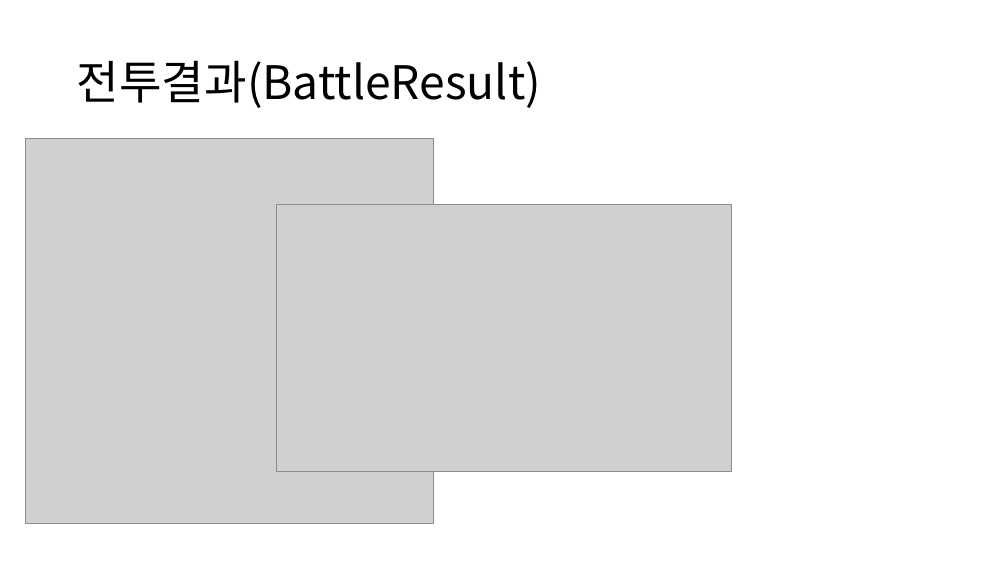
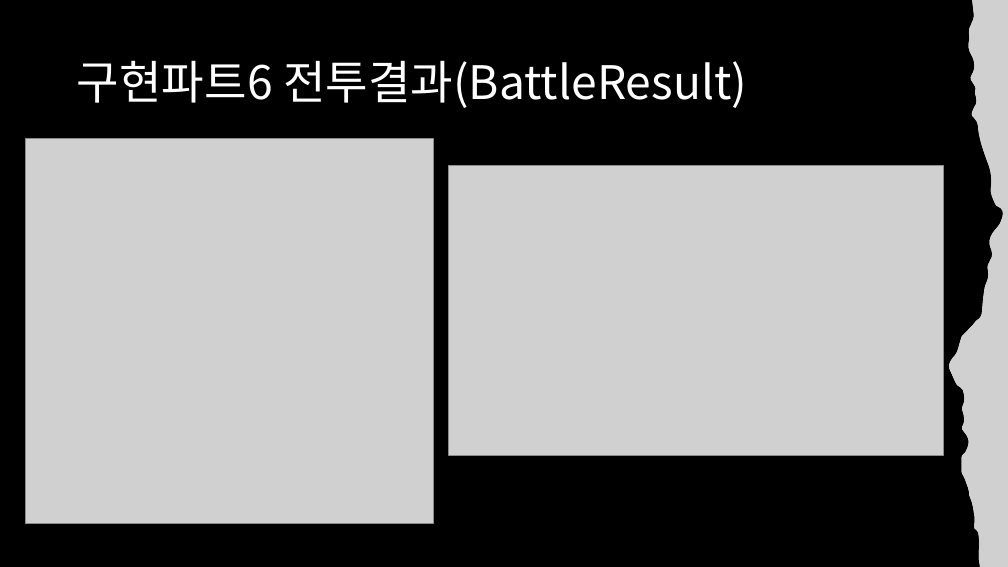
Before and after one commit to sh010207/TextRPG, a slide deck: slide 16 of 수조.pptx (slide 17 before the commit). Drawn at 1008x567 pixels with LibreOffice and Linux fonts; fonts in the diff are those of the drawing; grey boxes stand for pictures. Boxes give left, top, right and bottom in pixels: in the first picture for what was removed or moved away, otherwise in the second. Text is boxed around its words. In the diff, an @@ line names an element or a change of style, - is before the commit and + after.

```diff
--- a/수조.pptx
+++ b/수조.pptx
@@ background #FFFFFF to #000000 @@
@@ freeform shape added at <box>949,0,1008,567</box>, fill #FFFFFF @@
@@ picture added at <box>949,0,1008,567</box> @@
@@ title at <box>77,60,747,108</box>: text changed; text colour #000000 to #FFFFFF @@
-전투결과(BattleResult)
+구현파트6 전투결과(BattleResult)
@@ picture: place and size @@
-picture at <box>276,205,732,472</box>
+picture at <box>449,166,944,455</box>
```
Also in this commit, not shown: 20 other slides changed, 1 slide added, 2 slides removed.
